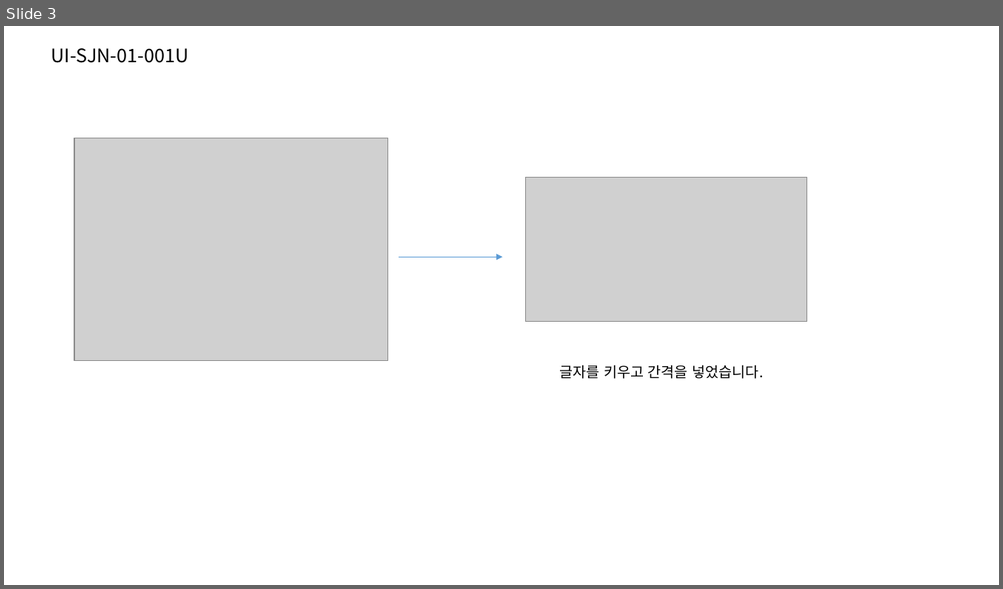
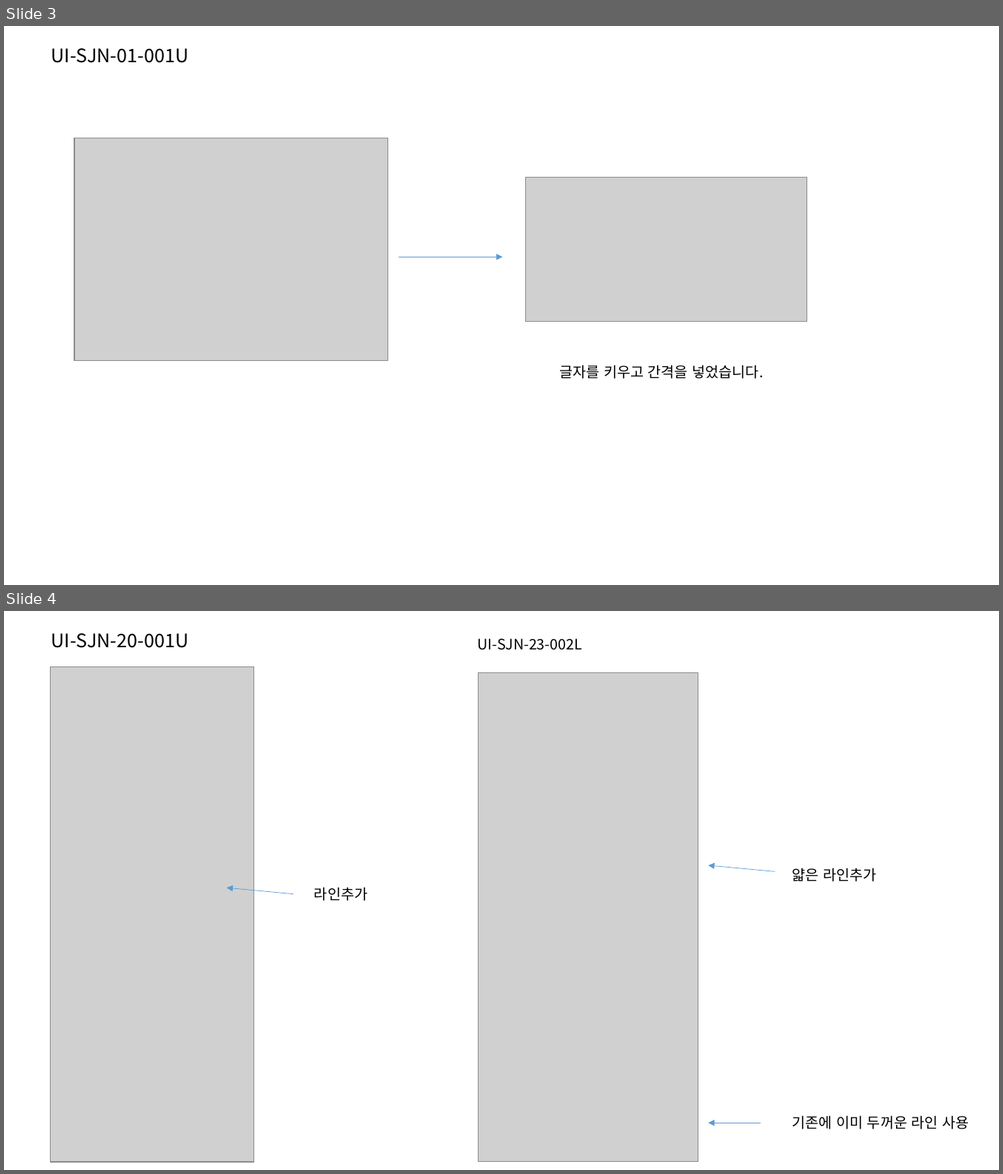
Before and after one commit to jeoungGyy/sejong, a slide deck: ppt/03-31.pptx. Shown one above the other, each under a label of ours: slide 3 before the commit, slides 3 and 4 after it. The pictures are 1003x589 and 1003x1174 pixels, drawn with LibreOffice and Linux fonts; fonts in the diff are those of the drawing; grey boxes stand for pictures. Boxes give left, top, right and bottom in pixels: in the first picture for what was removed or moved away, otherwise in the second. Text is boxed around its words. In the diff, an @@ line names an element or a change of style, - is before the commit and + after.

Commit message:
맵 관련 수정사항 추가

```diff
--- a/ppt/03-31.pptx
+++ b/ppt/03-31.pptx
@@ slide 4 added at [4, 611, 999, 1170], background #FFFFFF @@
@@ text added at [51, 633, 189, 648], 18 pt, text #000000 @@
+UI-SJN-20-001U
@@ text added at [478, 638, 582, 650], 14 pt, text #000000 @@
+UI-SJN-23-002L
@@ picture added at [51, 667, 255, 1163] @@
@@ picture added at [478, 673, 698, 1162] @@
@@ arrow added from (775, 872) to (708, 866), #5B9BD5 0.5 pt @@
@@ text added at [792, 868, 876, 882], 14 pt, text #000000 @@
+얇은 라인추가
@@ arrow added from (293, 894) to (226, 888), #5B9BD5 0.5 pt @@
@@ text added at [314, 887, 367, 901], 14 pt, text #000000 @@
+라인추가
@@ text added at [792, 1116, 968, 1130], 14 pt, text #000000 @@
+기존에 이미 두꺼운 라인 사용
@@ arrow added from (760, 1124) to (708, 1124), #5B9BD5 0.5 pt @@
```
Also in this commit, not shown: 1 other slide added, 1 slide removed, 7 other files.
